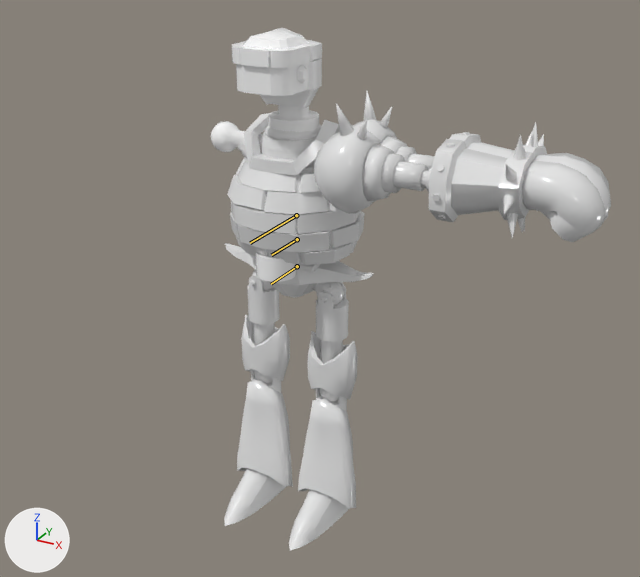
One commit to the FBX model Assets/Robots/Main Robot/BattleFighters/MainRobot_BattleFighters+PL+BS.fbx: the scene before it, then after it.
Before and after are seen from a 50 mm camera at (1.6, -2.6, 2.34) aimed at (0.11, 0.12, 0.98). Arrows for +X, +Y and +Z are at lower left; the lights stay in place. The older version comes first. Both versions are drawn at the pose saved in each file; the numbers are the values there. The bones that change are drawn over the model as lines.
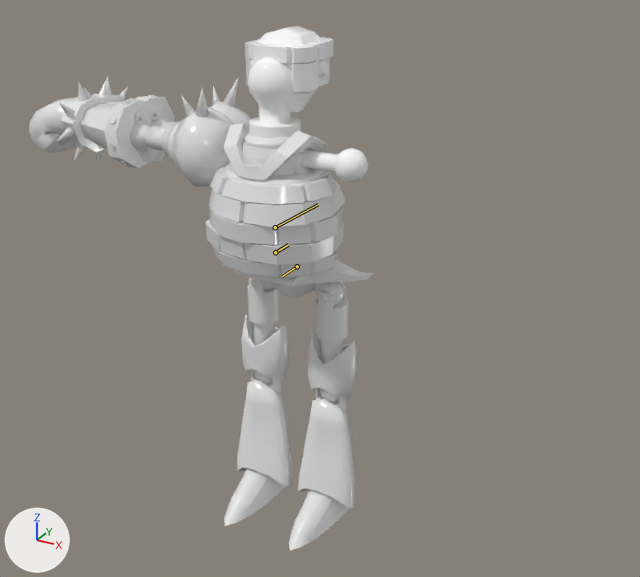
The edits, one by one:
Bone 'Base HumanSpine004' (bone_base_humanspine004) moves from (0.0, 0.0, 0.0) to (0.1, 15.7, 0.0).
Bone 'Base HumanSpine004' (bone_base_humanspine004) turns from (0, 0, 0) to (180, 0, 0) degrees about its own x, y and z.
Bone 'Base HumanSpine005' (bone_base_humanspine005) moves from (0.1, 15.6, 0.0) to (0.0, 0.0, 0.0).
Bone 'Base HumanSpine005' (bone_base_humanspine005) turns from (180, 0, -1) to (0, 0, 0) degrees about its own x, y and z.
Bone 'Base HumanSpine006' (bone_base_humanspine006) moves from (0.3, 15.5, 0.0) to (0.0, 0.0, 0.0).
Bone 'Base HumanSpine006' (bone_base_humanspine006) turns from (-180, 0, -2) to (0, 0, 0) degrees about its own x, y and z.

Boxes [x1, y1, x2, y2] around the edits, measured in the pictures (640 x 577 px):
'BrickedShell002', posed
    before: [227, 113, 365, 272]
    after: [205, 123, 346, 287]
'Cylinder048', posed
    before: [429, 132, 609, 242]
    after: [58, 75, 174, 163]
'Cylinder045', posed (19% narrower, 21% shorter)
    before: [449, 122, 611, 233]
    after: [29, 81, 160, 168]
'Cylinder047', posed
    before: [314, 103, 432, 214]
    after: [150, 77, 251, 150]
'Box037', posed (7% taller)
    before: [232, 28, 322, 109]
    after: [245, 26, 333, 113]
'Cylinder046', posed
    before: [352, 91, 435, 202]
    after: [130, 88, 234, 187]
'Cylinder061', posed
    before: [268, 105, 319, 132]
    after: [247, 58, 301, 138]
'BrickedChest002', posed (7% wider, 12% taller)
    before: [237, 123, 321, 165]
    after: [242, 131, 332, 178]
'Cylinder074', posed (8% narrower)
    before: [297, 65, 308, 84]
    after: [318, 59, 328, 78]
bone 'Base HumanSpine004', root to tip
    before: (297, 266) to (271, 284)
    after: (297, 266) to (282, 276)
bone 'Base HumanSpine005', root to tip
    before: (297, 239) to (271, 255)
    after: (275, 252) to (288, 244)
bone 'Base HumanSpine006', root to tip
    before: (296, 215) to (250, 243)
    after: (275, 227) to (318, 204)
